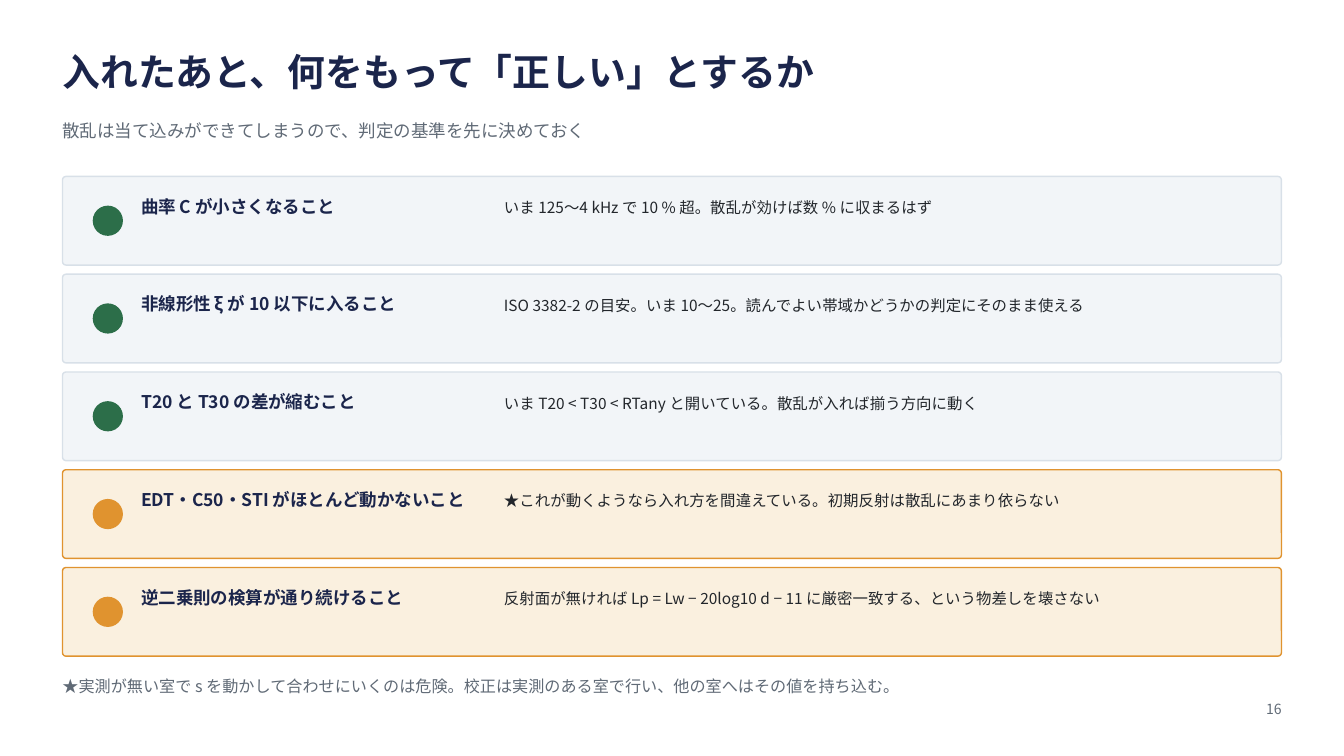
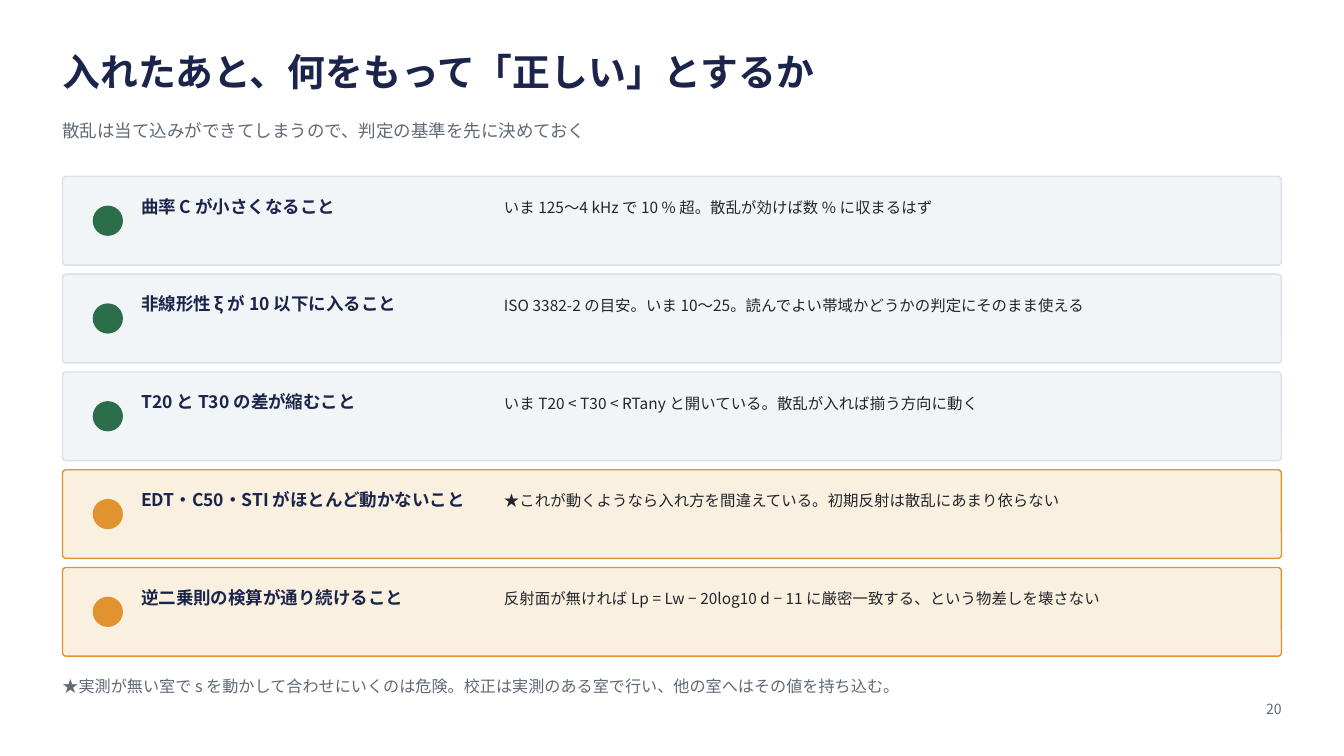
Before and after one commit to saka810/nea-simulation-pj, a slide deck: slide 21 of 評価レポート/2026-09-21_散乱の導入方針_WIN250046_Claude.pptx (slide 17 before the commit). Drawn at 1344x756 pixels with LibreOffice and Linux fonts; fonts in the diff are those of the drawing. Boxes give left, top, right and bottom in pixels: in the first picture for what was removed or moved away, otherwise in the second. Text is boxed around its words. In the diff, an @@ line names an element or a change of style, - is before the commit and + after.

```diff
--- a/評価レポート/2026-09-21_散乱の導入方針_WIN250046_Claude.pptx
+++ b/評価レポート/2026-09-21_散乱の導入方針_WIN250046_Claude.pptx
@@ text at [1266, 703, 1282, 714]: text changed @@
-16
+20
```
Also in this commit, not shown: 6 other slides changed, 4 slides added.
